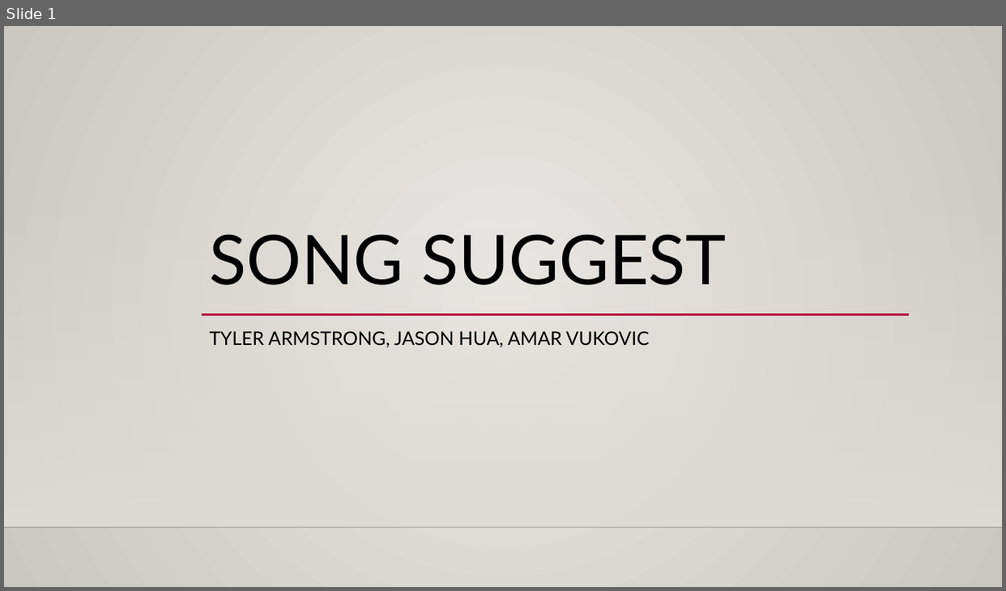
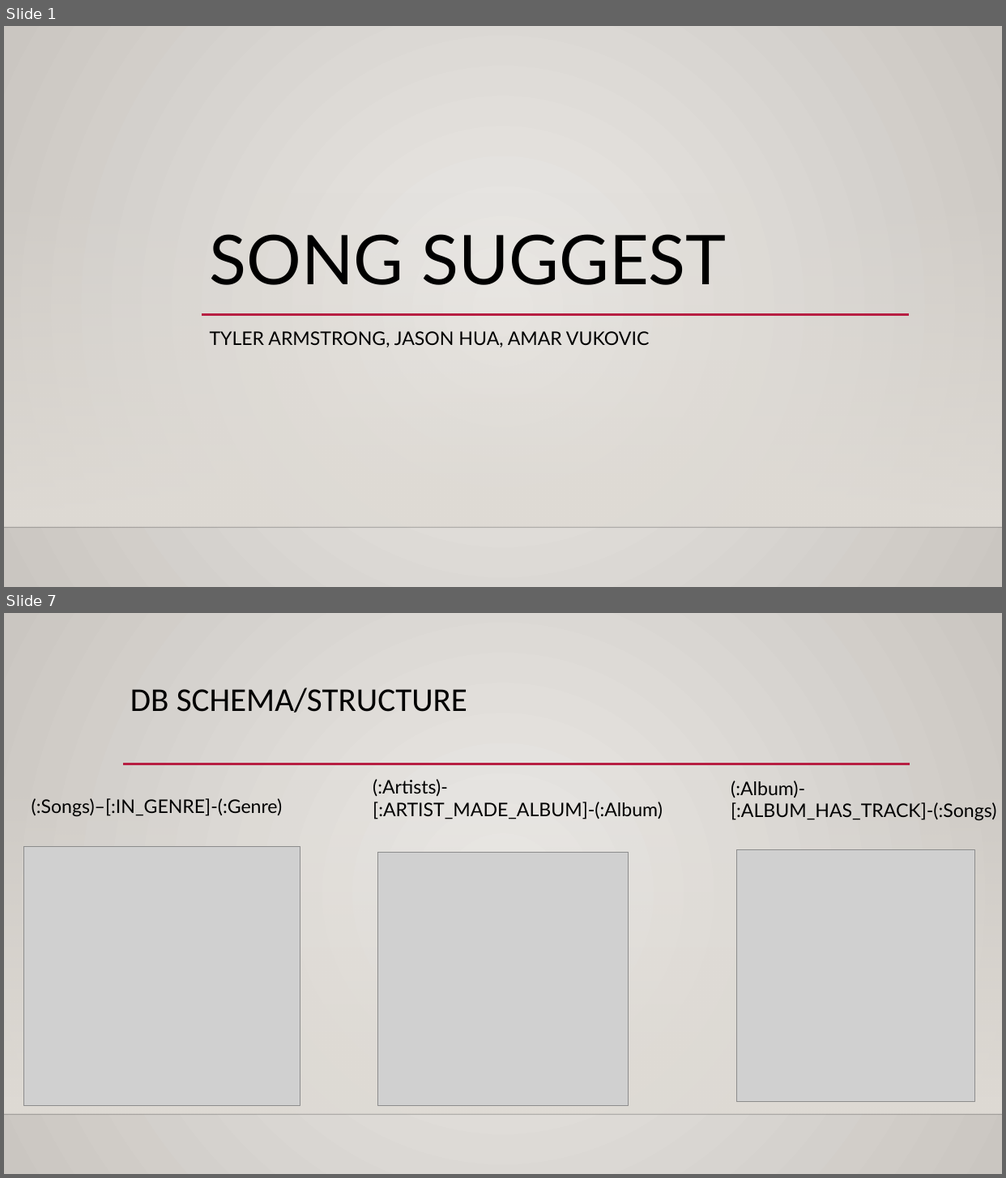
Before and after one commit to AMarinjo/song-suggest, a slide deck: SongSuggest.pptx. Shown one above the other, each under a label of ours: slide 1 before the commit, slides 1 and 7 after it; the slides between them are not shown. The pictures are 1006x591 and 1006x1178 pixels, drawn with LibreOffice and Linux fonts; fonts in the diff are those of the drawing; grey boxes stand for pictures; background and template pictures are left out. Boxes give left, top, right and bottom in pixels: in the first picture for what was removed or moved away, otherwise in the second. Text is boxed around its words. In the diff, an @@ line names an element or a change of style, - is before the commit and + after.

```diff
--- a/SongSuggest.pptx
+++ b/SongSuggest.pptx
@@ slide 7 added at [4,613,1002,1174], background gradient #ECEAE7 to #CAC7C1; not listed: 2 template elements that a slide beside it also shows @@
@@ title added at [130,688,467,713], 32 pt, text #000000 @@
+DB SCHEMA/STRUCTURE
@@ line added from (123, 764) to (910, 764), #B71E42 2.5 pt @@
@@ text added at [373,779,663,820], 18 pt, text #000000 @@
+(:Artists)-[:ARTIST_MADE_ALBUM]-(:Album)
@@ text added at [731,781,996,821], 18 pt, text #000000 @@
+(:Album)-[:ALBUM_HAS_TRACK]-(:Songs)
@@ text added at [32,798,283,817], 18 pt, text #000000 @@
+(:Songs)–[:IN_GENRE]-(:Genre)
@@ picture added at [24,846,300,1106] @@
@@ picture added at [377,853,629,1105] @@
@@ picture added at [737,850,975,1102] @@
```
Also in this commit, not shown: 7 slides changed, 3 other slides added, 2 slides removed.
